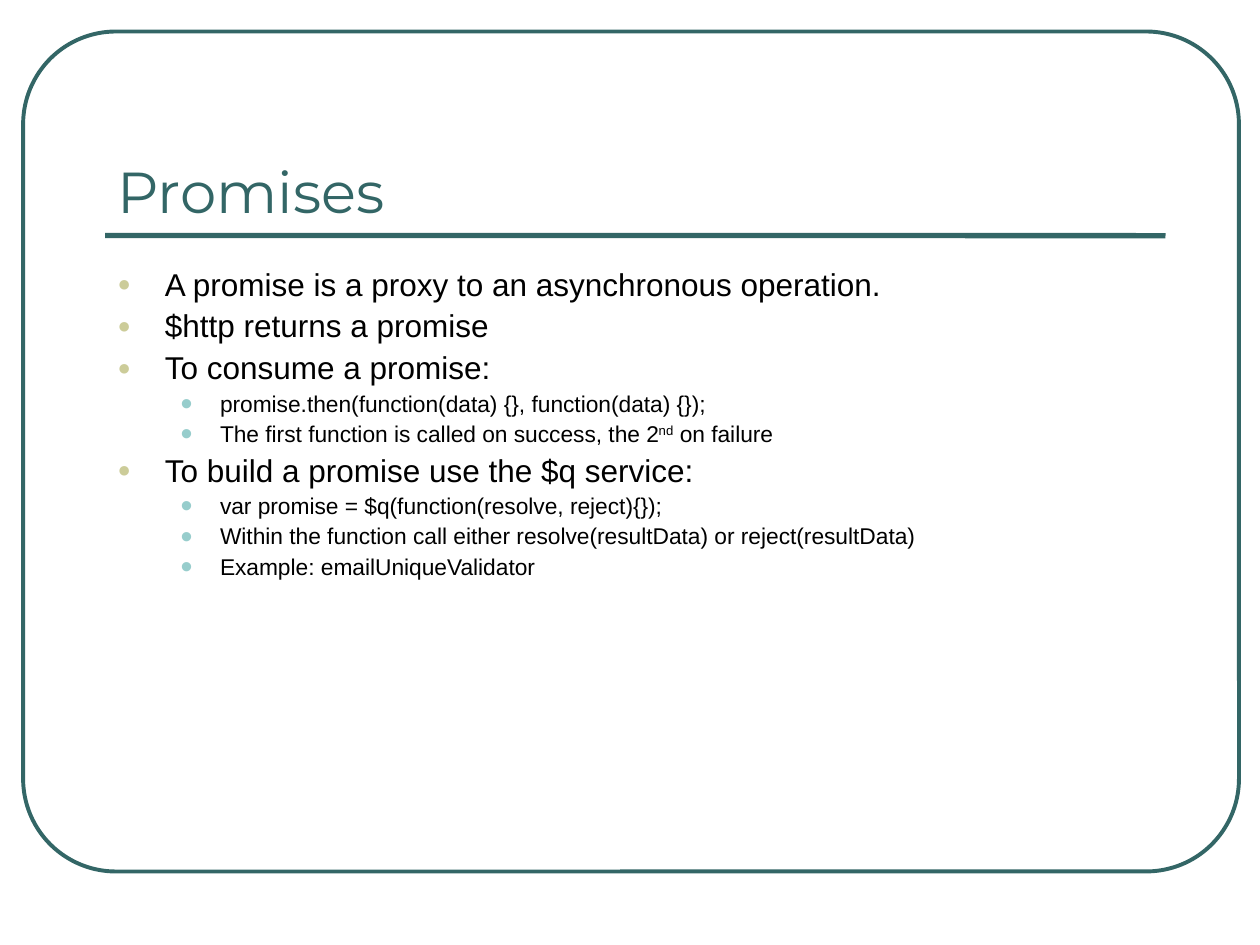
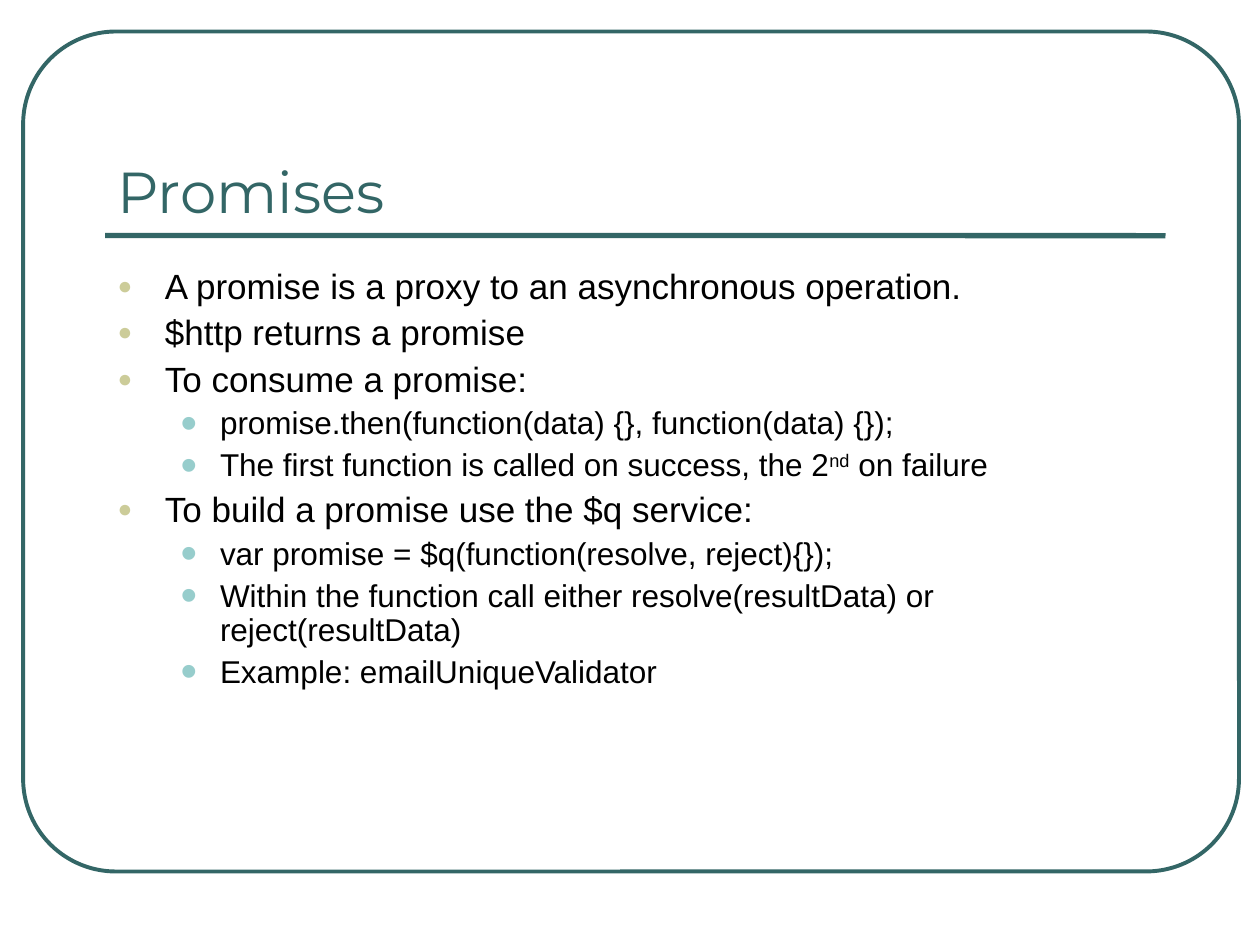
Before and after one commit to ng-al/AngularIntroApp, a slide deck: slide 27 of AngularJS Intro.ppt. Drawn at 1260x945 pixels with LibreOffice and Linux fonts; fonts in the diff are those of the drawing. Boxes give left, top, right and bottom in pixels: in the first picture for what was removed or moved away, otherwise in the second. Text is boxed around its words. In the diff, an @@ line names an element or a change of style, - is before the commit and + after.

```diff
--- a/AngularJS Intro.ppt
+++ b/AngularJS Intro.ppt
@@ text "A promise is a proxy ..." at bbox=[165, 273, 988, 689]: size 18 to 20 pt in "A promise is a proxy to an ...", "$http returns a promise", "To consume a promise:", "To build a promise use the $q ..."; size 13 to 18 pt in "promise.then(function(data) {}, function(data) {});", "The first function is called on success, ...", "var promise = $q(function(resolve, reject){});", "Within the function call either resolve(resultData) or ..." and 1 more places; more space between paragraphs @@
```
Also in this commit, not shown: 16 other slides changed, 4 slides added, 1 other file.
